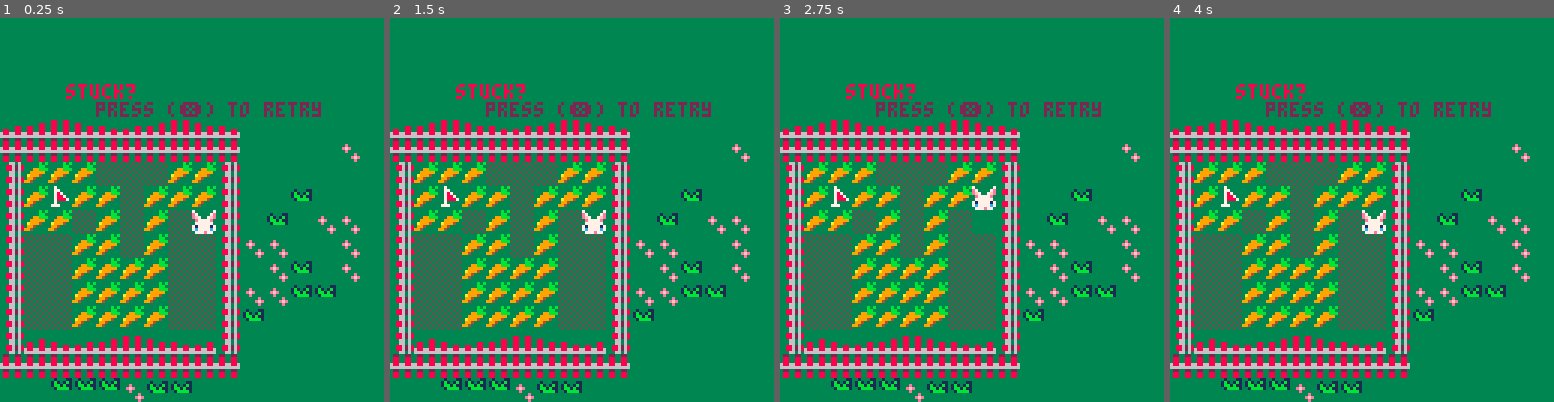
Above: before the commit, frames 1-4 (left to right).
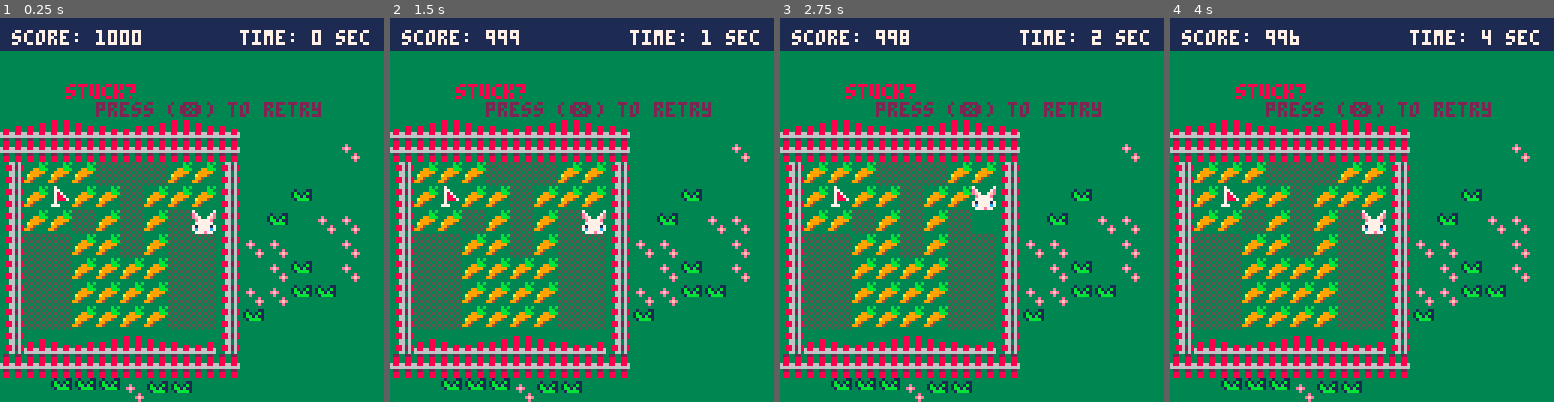
Above: after the commit, the same moments.

Repository: estellerostan/CARROTLAND
Game: PICO-8 cartridge carrotland.p8
The game is run twice, just before and just after one commit, with the same random seed, the same clock (stepped at 60 frames per second) and the same inputs.
Inputs:
- Up to frame 1 (0.25 s): no input
- Up to frame 2 (1.5 s): tap X (X key) at 0.33, 1.07 s; tap O (Z key) at 0.7 s
- Up to frame 3 (2.75 s): hold Right 1.6-2.1 s; tap O (Z key) at 1.7, 2.1, 2.5 s; tap X (X key) at 1.85 s; hold Up 2.15-2.42 s; hold Right from 2.47 s (still down)
- Up to frame 4 (4 s): tap O (Z key) at 2.9, 3.3, 3.7 s; tap X (X key) at 2.97 s; release Right at 3.03 s; hold Left 3.08-3.58 s; hold Down 3.63-3.97 s

The runs differ from the first frame. In frame 1, 8.6% of the frame differs, in the area x 0-100%, y 0-9%; in frame 2, 8.6%; in frame 3, 8.6%; in frame 4, 8.6%.

Commit message:
Add score based on time
The player has 5 minutes to solve the puzzle or else he is left with 0 points and cannot move anymore. When time is up he has to start the level again if he wishes to continue playing the game.

Diff:
--- a/carrotland.p8
+++ b/carrotland.p8
@@ -6,7 +6,7 @@
 
 -- todo :
 -- 5. score :
---     based on time
+--     based on time : done
 --     + number of carrots eaten
 -- 6. basic animations
 --    music
@@ -77,6 +77,8 @@
 	  end
 		end
  end
+
+ update_timers()
 end
 
 function _draw()
@@ -92,6 +94,14 @@
 	 spr(2, c.x, c.y)
 	end
 
+	-- score and time bar
+ rectfill(0, 0, 127, 10, 1)
+ print("score:", 4, 4, 7)
+ print(1000-last_int, 32, 4, 7)
+ print("time:", 80, 4, 7)
+ print(last_int, 104, 4, 7)
+ print("sec", 112, 4, 7)
+
 	-- instructions
 	print("stuck?", 22, 22,8)
 	print("press (❎) to retry", 32, 28,2)
@@ -105,6 +115,21 @@
 
  -- init carrots positions
 	drawlevel()
+
+	init_timers()
+
+ last_int = 0
+
+ add_timer(
+   "score_timer",
+   300,
+   function (dt,elapsed,length)
+     local i = flr(elapsed)
+     if i > last_int then
+       last_int = i
+     end
+   end
+ )
 end
 
 function drawlevel()
@@ -127,6 +152,74 @@
 		c = {x = c_x, y = i}
 		add(carrots, c)
 	end
+end
+
+-- creates and runs timers
+-- also supports pausing and resuming
+-- full info: http://www.lexaloffle.com/bbs/?tid=3202
+
+-- contributors: benwiley4000
+
+local timers = {}
+local last_time = nil
+
+function init_timers ()
+  last_time = time()
+end
+
+function add_timer (name,
+    length, step_fn, end_fn,
+    start_paused)
+  local timer = {
+    length=length,
+    elapsed=0,
+    active=not start_paused,
+    step_fn=step_fn,
+    end_fn=end_fn
+  }
+  timers[name] = timer
+  return timer
+end
+
+function update_timers ()
+  local t = time()
+  local dt = t - last_time
+  last_time = t
+  for name,timer in pairs(timers) do
+    if timer.active then
+      timer.elapsed += dt
+      local elapsed = timer.elapsed
+      local length = timer.length
+      if elapsed < length then
+        if timer.step_fn then
+          timer.step_fn(dt,elapsed,length,timer)
+        end
+    else
+        timer.active = false
+        if timer.end_fn then
+          timer.end_fn(dt,elapsed,length,timer)
+        end
+      end
+    end
+  end
+end
+
+-- optional
+function pause_timer (name)
+  local timer = timers[name]
+  if (timer) timer.active = false
+end
+
+function resume_timer (name)
+  local timer = timers[name]
+  if (timer) timer.active = true
+end
+
+function restart_timer (name, start_paused)
+  local timer = timers[name]
+  if (not timer) return
+  timer.elapsed = 0
+  timer.active = not start_paused
 end
 __gfx__
 000000007000000700000b0b000009098880088800700000b00bb00b444433bb000433bb00000000000000005050505000000000000000080000000000000000
